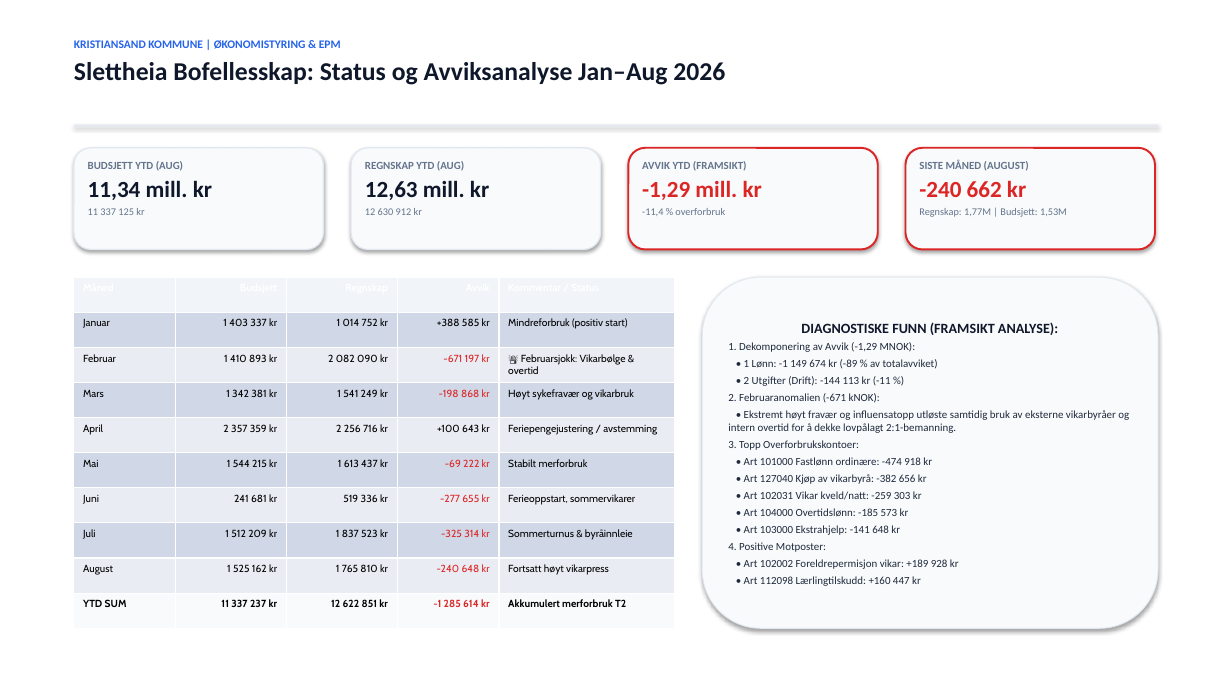
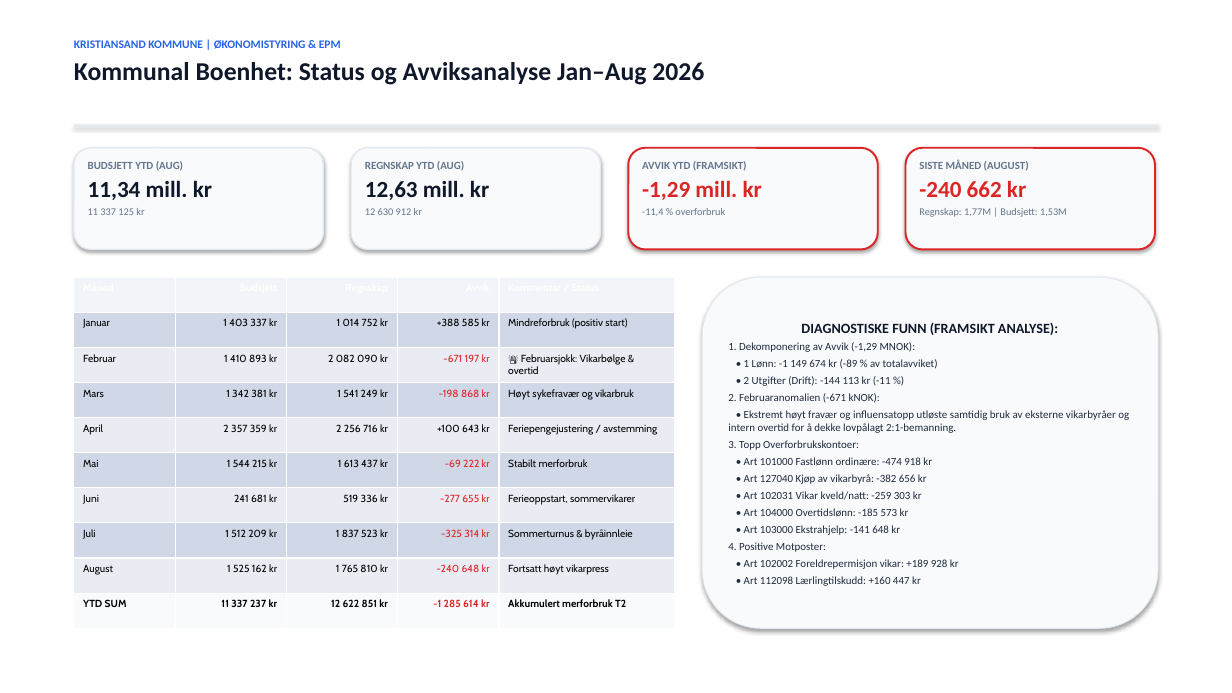
Before and after one commit to Frank-Ellingsen/Bruk-av-AI-i-kommunal-sektor, a slide deck: slide 3 of reports/Kristiansand_EPM_Status_Prognose_Tiltaksrapport.pptx. Drawn at 1232x693 pixels with LibreOffice and Linux fonts; fonts in the diff are those of the drawing. Boxes give left, top, right and bottom in pixels: in the first picture for what was removed or moved away, otherwise in the second. Text is boxed around its words. In the diff, an @@ line names an element or a change of style, - is before the commit and + after.

```diff
--- a/reports/Kristiansand_EPM_Status_Prognose_Tiltaksrapport.pptx
+++ b/reports/Kristiansand_EPM_Status_Prognose_Tiltaksrapport.pptx
@@ text at (74,62,704,85): text changed @@
-Slettheia Bofellesskap: Status og Avviksanalyse Jan–Aug 2026
+Kommunal Boenhet: Status og Avviksanalyse Jan–Aug 2026
```
Also in this commit, not shown: 8 other slides changed, 57 other files.
